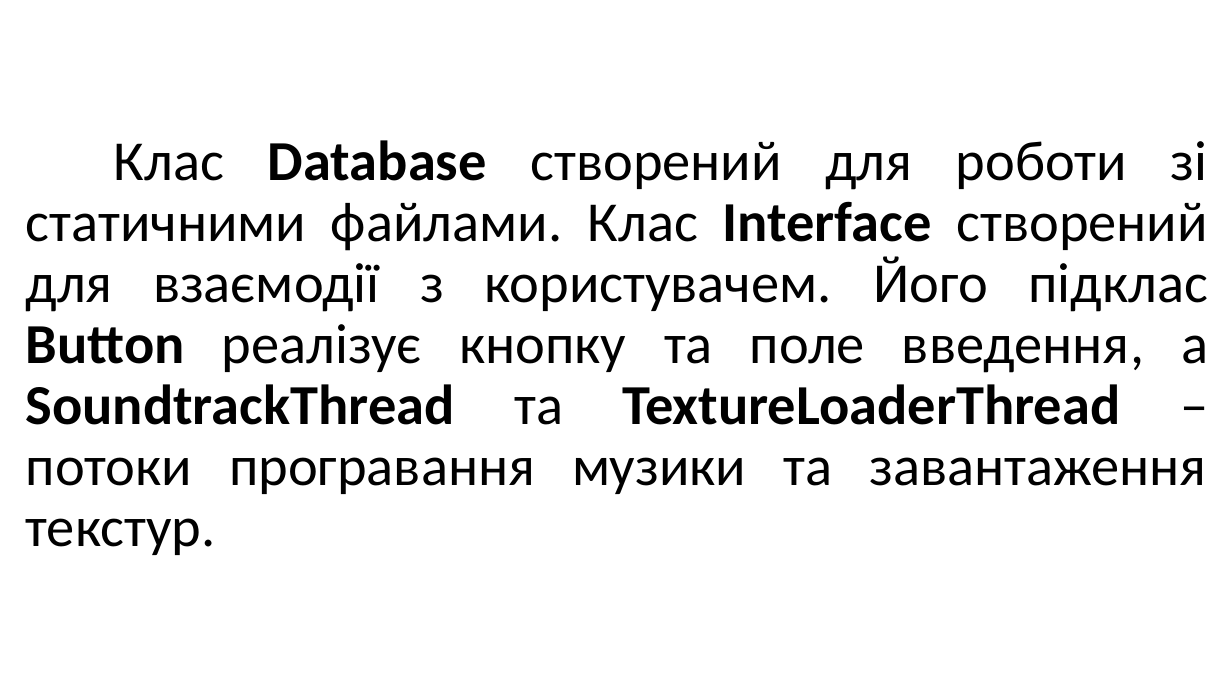
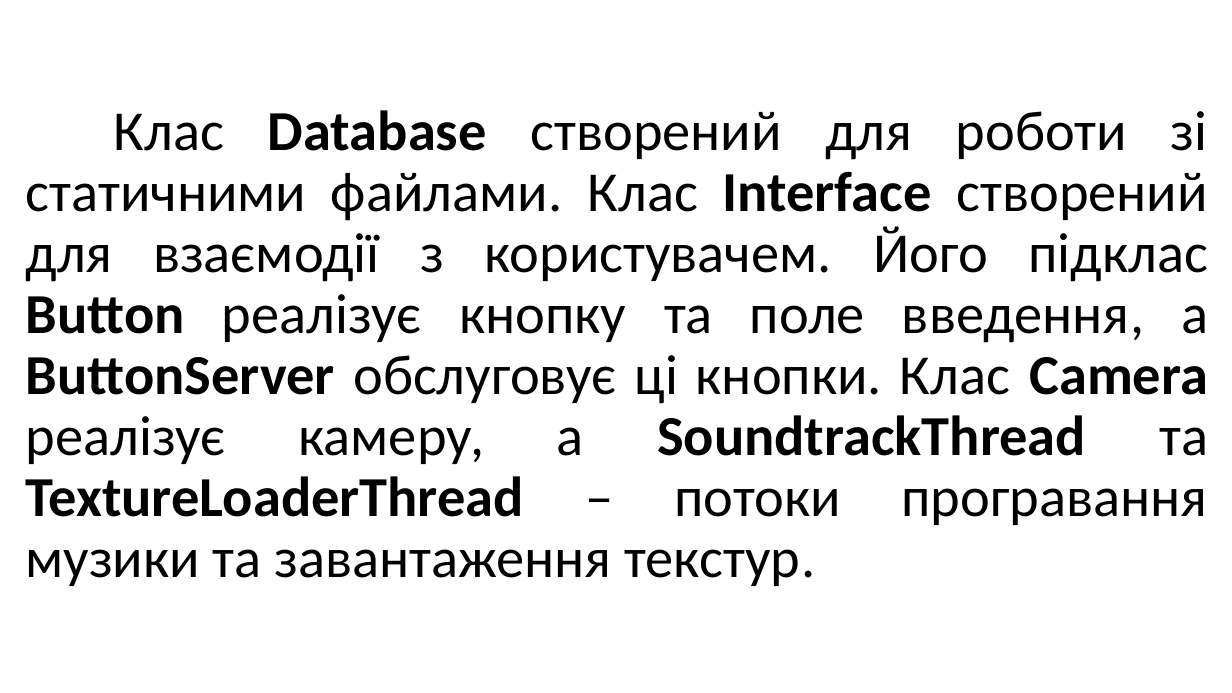
Before and after one commit to maldenol/spacepioneers, a slide deck: slide 9 of documentation/МАНУ2020.pptx. Drawn at 1232x693 pixels with LibreOffice and Linux fonts; fonts in the diff are those of the drawing; background and template pictures are left out. Boxes give left, top, right and bottom in pixels: in the first picture for what was removed or moved away, otherwise in the second. Text is boxed around its words. In the diff, an @@ line names an element or a change of style, - is before the commit and + after.

```diff
--- a/documentation/МАНУ2020.pptx
+++ b/documentation/МАНУ2020.pptx
@@ title at (x1=26, y1=110, x2=1208, y2=586): text changed @@
-Клас Database створений для роботи зі статичними файлами. Клас Interface створений для взаємодії з користувачем. Його підклас Button реалізує кнопку та поле введення, а SoundtrackThread та TextureLoaderThread – потоки програвання музики та завантаження текстур.
+Клас Database створений для роботи зі статичними файлами. Клас Interface створений для взаємодії з користувачем. Його підклас Button реалізує кнопку та поле введення, а ButtonServer обслуговує ці кнопки. Клас Camera реалізує камеру, а SoundtrackThread та TextureLoaderThread – потоки програвання музики та завантаження текстур.
```
Also in this commit, not shown: 1 other slide changed, 1 slide added, 1 slide removed, 2 other files.
